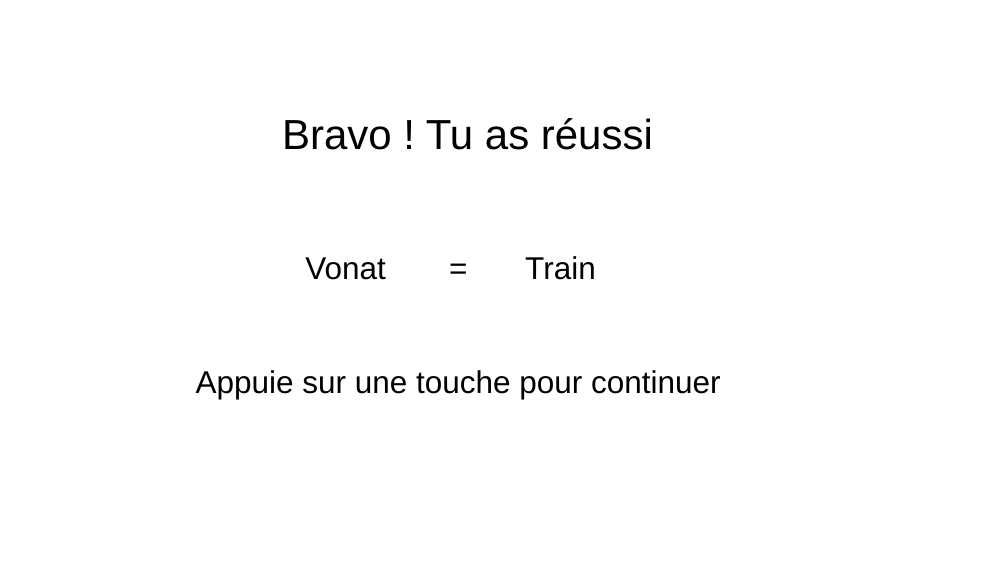
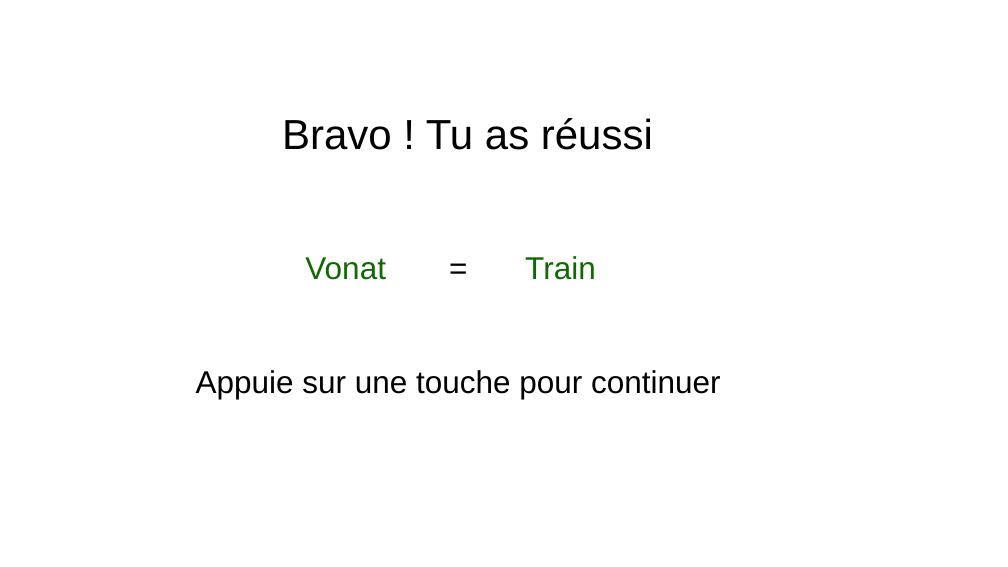
Before and after one commit to AlessandroCuozzo/Psycho, a slide deck: slide 11 of images/Images NEW.pptx. Drawn at 1008x567 pixels with LibreOffice and Linux fonts; fonts in the diff are those of the drawing. Boxes give left, top, right and bottom in pixels: in the first picture for what was removed or moved away, otherwise in the second. Text is boxed around its words. In the diff, an @@ line names an element or a change of style, - is before the commit and + after.

```diff
--- a/images/Images NEW.pptx
+++ b/images/Images NEW.pptx
@@ text "Vonat" at bbox=[305, 257, 385, 280]: text colour #000000 to #106802 @@
@@ text "Train" at bbox=[525, 256, 596, 280]: text colour #000000 to #106802 @@
```
Also in this commit, not shown: 3 other slides changed, 2 slides added, 16 other files.
